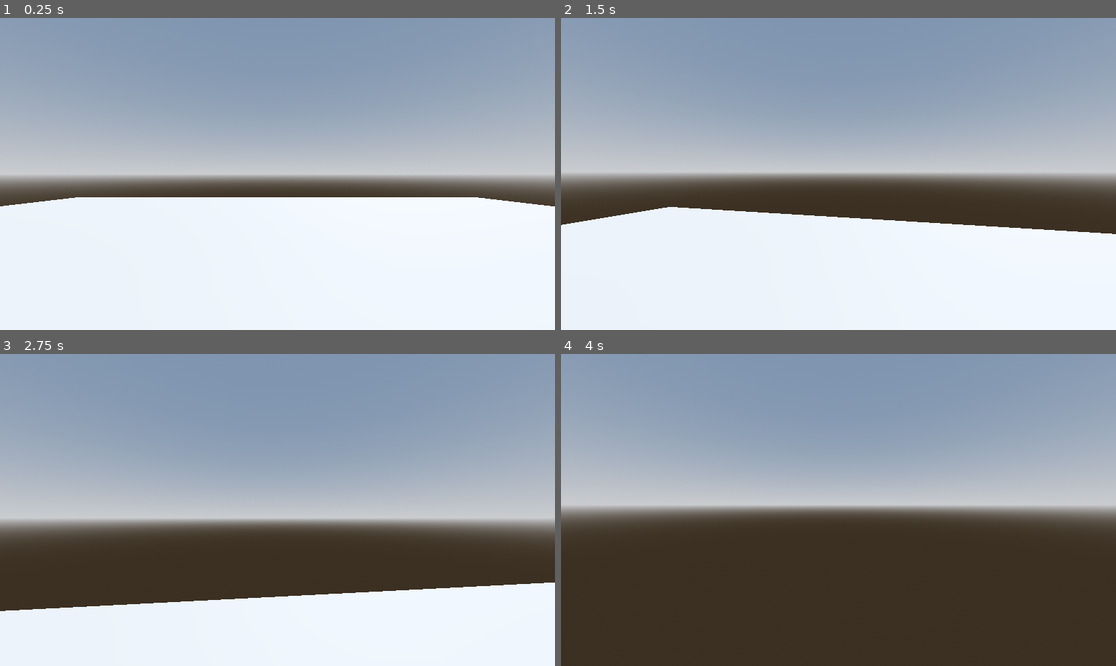
Above: before the commit, frames 1-4 (two rows, left to right).
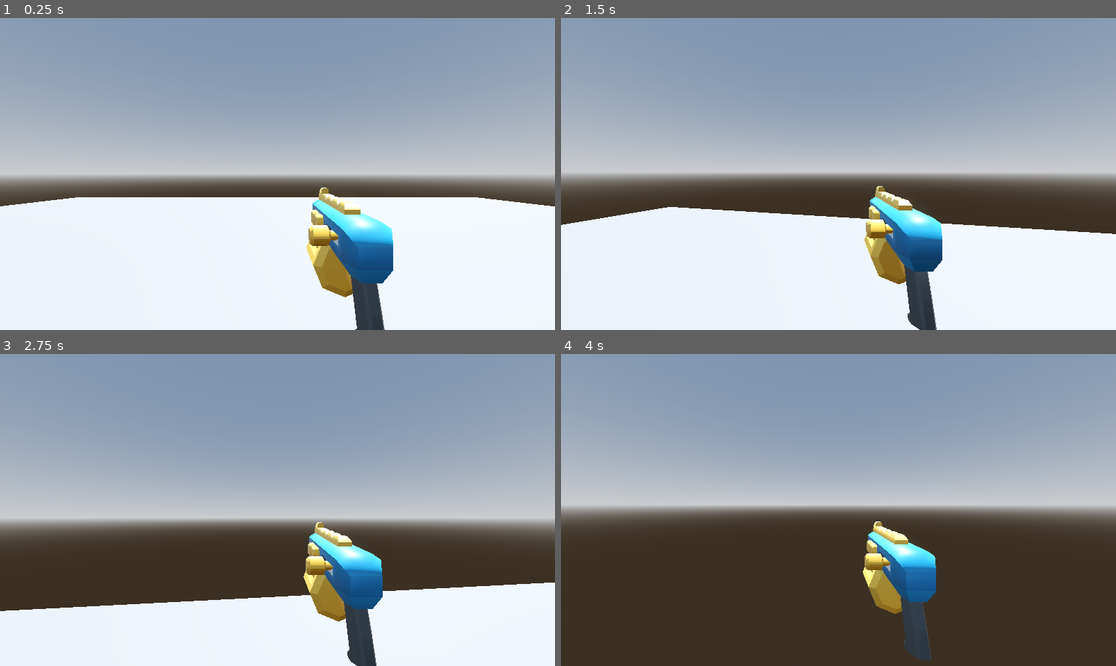
Above: after the commit, the same moments.

Repository: dalton-f/bloodsport
Game: Godot game, scene res://Entities/World/World.tscn
The game is run twice, just before and just after one commit, with the same random seed, the same clock (stepped at 60 frames per second) and the same inputs.
Inputs (mouse positions are in pixels of both pictures, inside the frame that each line leads up to):
- Up to frame 1 (0.25 s): no input
- Up to frame 2 (1.5 s): move the mouse to (866, 174) at 0.52 s; press the mouse at (866, 174) at 0.53 s; hold W (up) from 0.53 s (still down); tap Space (jump) at 0.77 s; move the mouse to (810, 174) at 1.27 s; release the mouse at (810, 174) at 1.28 s; tap Shift (sprint) at 1.35 s
- Up to frame 3 (2.75 s): keep holding W (up); tap Space (jump) at 1.52 s; click (249, 510) at 1.55 s; move the mouse to (288, 503) at 2.02 s; press the mouse at (288, 503) at 2.03 s
- Up to frame 4 (4 s): keep holding W (up); move the mouse to (832, 516) at 2.77 s; release the mouse at (832, 516) at 2.78 s; click (832, 516) at 2.85 s; tap Space (jump) at 3.02, 3.77 s; move the mouse to (877, 513) at 3.52 s; hold Shift (sprint) from 3.53 s (still down); click (877, 513) at 3.8 s

The runs differ from the first frame. In frame 1, 4.3% of the frame differs, in the area x 55-71%, y 54-100%; in frame 2, 3.8%; in frame 3, 3.9%; in frame 4, 3.4%.

Commit message:
Set up bare bones weapon system

Diff:
--- a/Entities/Components/HealthComponent/HealthComponent.gd
+++ b/Entities/Components/HealthComponent/HealthComponent.gd
@@ -45,6 +45,8 @@
 	current_health = current_health - amount
 	emit_signal("health_changed", current_health)
 
+	print("Took damage:", amount, "Current health:", current_health)
+
 	if current_health <= 0:
 		emit_signal("died")
 
--- a/Entities/Player/Player.gd
+++ b/Entities/Player/Player.gd
@@ -17,15 +17,12 @@
 # Get the gravity from the project settings to be synced with RigidBody nodes.
 var gravity = ProjectSettings.get_setting("physics/3d/default_gravity")
 
-@onready
-var head = $Head
-
-@onready
-var camera = $Head/Camera3D
+@onready var head = $Head
+@onready var camera = $Head/Camera3D
+@onready var weapon_manager = $Head/Camera3D/WeaponsManager
 
 func _ready():
 	Input.set_mouse_mode(Input.MOUSE_MODE_CAPTURED)
-
 
 func _unhandled_input(event):
 	if event is InputEventMouseMotion:
@@ -73,6 +70,10 @@
 	var target_fov = BASE_FOV + FOV_CHANGE * velocity_clamped
 	camera.fov = lerp(camera.fov, target_fov, delta * 8.0)
 
+	# Shooting
+	if Input.is_action_pressed("shoot"):
+		weapon_manager.shoot()
+
 	move_and_slide()
 
 func _headbob(time) -> Vector3:
--- a/Entities/Player/Player.tscn
+++ b/Entities/Player/Player.tscn
@@ -1,7 +1,9 @@
-[gd_scene load_steps=5 format=3 uid="uid://cyfhijj5hleol"]
+[gd_scene load_steps=7 format=3 uid="uid://cyfhijj5hleol"]
 
 [ext_resource type="Script" uid="uid://cbreicnryvtal" path="res://Entities/Player/Player.gd" id="1_e5kic"]
 [ext_resource type="PackedScene" uid="uid://bqu265gwb7udo" path="res://Entities/Components/HealthComponent/HealthComponent.tscn" id="2_ww0jn"]
+[ext_resource type="Resource" uid="uid://ccvkywt6kioot" path="res://Entities/Weapons/WeaponTypes/Pistol/Pistol.tres" id="3_1des2"]
+[ext_resource type="PackedScene" uid="uid://4elhg0akudo3" path="res://Entities/Weapons/WeaponsManager/WeaponsManager.tscn" id="3_vweq0"]
 
 [sub_resource type="CapsuleMesh" id="CapsuleMesh_u36tg"]
 
@@ -22,4 +24,8 @@
 
 [node name="Camera3D" type="Camera3D" parent="Head"]
 
+[node name="WeaponsManager" parent="Head/Camera3D" instance=ExtResource("3_vweq0")]
+transform = Transform3D(1, 0, 0, 0, 1, 0, 0, 0, 1, 0.3452071, -0.40005463, -0.8196671)
+weapon_data = ExtResource("3_1des2")
+
 [node name="HealthComponent" parent="." instance=ExtResource("2_ww0jn")]
--- /dev/null
+++ b/Entities/Weapons/WeaponData.gd
@@ -0,0 +1,9 @@
+extends Resource
+class_name WeaponData
+
+@export var weapon_name: String = ""
+@export var weapon_scene: PackedScene
+@export var damage: int = 10;
+@export var fire_rate: int = 3
+@export var pellets: int = 1
+@export var bullet_spread: int = 0
--- /dev/null
+++ b/Entities/Weapons/WeaponTypes/Pistol/Pistol.tres
@@ -0,0 +1,10 @@
+[gd_resource type="Resource" script_class="WeaponData" load_steps=3 format=3 uid="uid://ccvkywt6kioot"]
+
+[ext_resource type="Script" uid="uid://chwcpm42hh1ca" path="res://Entities/Weapons/WeaponData.gd" id="1_dap2u"]
+[ext_resource type="PackedScene" uid="uid://wsevk4hddh2a" path="res://Entities/Weapons/WeaponTypes/Pistol/Pistol.tscn" id="2_rboun"]
+
+[resource]
+script = ExtResource("1_dap2u")
+weapon_name = "Pistol"
+weapon_scene = ExtResource("2_rboun")
+metadata/_custom_type_script = "uid://chwcpm42hh1ca"
--- /dev/null
+++ b/Entities/Weapons/WeaponTypes/Pistol/Pistol.tscn
@@ -0,0 +1,6 @@
+[gd_scene load_steps=2 format=3 uid="uid://wsevk4hddh2a"]
+
+[ext_resource type="PackedScene" uid="uid://covvcvwrrscns" path="res://Entities/Weapons/WeaponTypes/Pistol/Pistol.gltf" id="1_y36us"]
+
+[node name="Pistol" instance=ExtResource("1_y36us")]
+transform = Transform3D(-1, 0, -8.742278e-08, 0, 1, 0, 8.742278e-08, 0, -1, 0, 0, 0)
--- /dev/null
+++ b/Entities/Weapons/WeaponsManager/WeaponsManager.gd
@@ -0,0 +1,46 @@
+extends Node3D
+
+@export var weapon_data: WeaponData
+
+var camera
+
+var current_weapon: Node3D
+var can_shoot: bool = true
+
+func _ready():
+	current_weapon = weapon_data.weapon_scene.instantiate()
+	add_child(current_weapon)
+
+	camera = get_parent()
+
+func shoot():
+	if not can_shoot or current_weapon == null or camera == null:
+		return
+
+	can_shoot = false
+
+	for i in range(weapon_data.pellets):
+		var space_state = camera.get_world_3d().direct_space_state
+		var screen_center = get_viewport().size / 2
+		var origin = camera.project_ray_origin(screen_center)
+
+		var direction = camera.project_ray_normal(screen_center)
+
+		direction.x += randf_range(-weapon_data.bullet_spread, weapon_data.bullet_spread)
+		direction.y += randf_range(-weapon_data.bullet_spread, weapon_data.bullet_spread)
+		direction = direction.normalized()
+
+		# Project a ray normal from the center of the screen up to a distance of 100
+		var end = origin + direction * 100.0
+
+		var query = PhysicsRayQueryParameters3D.create(origin, end)
+		query.collide_with_bodies = true
+
+		var result = space_state.intersect_ray(query)
+
+		if result and result.collider.has_node("HealthComponent"):
+			result.collider.get_node("HealthComponent").damage(weapon_data.damage)
+
+		var cooldown = 1.0 / float(weapon_data.fire_rate)
+		await get_tree().create_timer(cooldown).timeout
+		can_shoot = true
--- /dev/null
+++ b/Entities/Weapons/WeaponsManager/WeaponsManager.tscn
@@ -0,0 +1,6 @@
+[gd_scene load_steps=2 format=3 uid="uid://4elhg0akudo3"]
+
+[ext_resource type="Script" uid="uid://ddprkebjg1yq7" path="res://Entities/Weapons/WeaponsManager/WeaponsManager.gd" id="1_yy2qy"]
+
+[node name="WeaponsManager" type="Node3D"]
+script = ExtResource("1_yy2qy")
--- a/Entities/World/World.tscn
+++ b/Entities/World/World.tscn
@@ -1,5 +1,6 @@
-[gd_scene load_steps=7 format=3 uid="uid://jyw067d6b7a1"]
+[gd_scene load_steps=10 format=3 uid="uid://jyw067d6b7a1"]
 
+[ext_resource type="PackedScene" uid="uid://bqu265gwb7udo" path="res://Entities/Components/HealthComponent/HealthComponent.tscn" id="1_1j0jg"]
 [ext_resource type="PackedScene" uid="uid://cyfhijj5hleol" path="res://Entities/Player/Player.tscn" id="1_8rr0o"]
 
 [sub_resource type="ProceduralSkyMaterial" id="ProceduralSkyMaterial_5iorc"]
@@ -19,6 +20,11 @@
 
 [sub_resource type="ConcavePolygonShape3D" id="ConcavePolygonShape3D_1j0jg"]
 data = PackedVector3Array(1, 0, 1, -1, 0, 1, 1, 0, -1, -1, 0, 1, -1, 0, -1, 1, 0, -1)
+
+[sub_resource type="BoxMesh" id="BoxMesh_n0y24"]
+
+[sub_resource type="ConcavePolygonShape3D" id="ConcavePolygonShape3D_n7sqv"]
+data = PackedVector3Array(-0.5, 0.5, 0.5, 0.5, 0.5, 0.5, -0.5, -0.5, 0.5, 0.5, 0.5, 0.5, 0.5, -0.5, 0.5, -0.5, -0.5, 0.5, 0.5, 0.5, -0.5, -0.5, 0.5, -0.5, 0.5, -0.5, -0.5, -0.5, 0.5, -0.5, -0.5, -0.5, -0.5, 0.5, -0.5, -0.5, 0.5, 0.5, 0.5, 0.5, 0.5, -0.5, 0.5, -0.5, 0.5, 0.5, 0.5, -0.5, 0.5, -0.5, -0.5, 0.5, -0.5, 0.5, -0.5, 0.5, -0.5, -0.5, 0.5, 0.5, -0.5, -0.5, -0.5, -0.5, 0.5, 0.5, -0.5, -0.5, 0.5, -0.5, -0.5, -0.5, 0.5, 0.5, 0.5, -0.5, 0.5, 0.5, 0.5, 0.5, -0.5, -0.5, 0.5, 0.5, -0.5, 0.5, -0.5, 0.5, 0.5, -0.5, -0.5, -0.5, 0.5, 0.5, -0.5, 0.5, -0.5, -0.5, -0.5, 0.5, -0.5, 0.5, 0.5, -0.5, -0.5, -0.5, -0.5, -0.5)
 
 [node name="World" type="Node3D"]
 
@@ -42,4 +48,16 @@
 transform = Transform3D(15, 0, 0, 0, 15, 0, 0, 0, 15, 0, 0, 0)
 shape = SubResource("ConcavePolygonShape3D_1j0jg")
 
+[node name="StaticBody3D" type="StaticBody3D" parent="Environment"]
+
+[node name="MeshInstance3D" type="MeshInstance3D" parent="Environment/StaticBody3D"]
+transform = Transform3D(4, 0, 0, 0, 4, 0, 0, 0, 4, -7.1296883, 1.0965743, 2)
+mesh = SubResource("BoxMesh_n0y24")
+
+[node name="CollisionShape3D" type="CollisionShape3D" parent="Environment/StaticBody3D"]
+transform = Transform3D(4, 0, 0, 0, 4, 0, 0, 0, 4, -7.1296883, 1.0965743, 2)
+shape = SubResource("ConcavePolygonShape3D_n7sqv")
+
+[node name="HealthComponent" parent="Environment/StaticBody3D" instance=ExtResource("1_1j0jg")]
+
 [node name="Player" parent="." instance=ExtResource("1_8rr0o")]
--- a/project.godot
+++ b/project.godot
@@ -47,3 +47,8 @@
 "events": [Object(InputEventKey,"resource_local_to_scene":false,"resource_name":"","device":-1,"window_id":0,"alt_press …(195 unchanged characters)…
 ]
 }
+shoot={
+"deadzone": 0.2,
+"events": [Object(InputEventMouseButton,"resource_local_to_scene":false,"resource_name":"","device":-1,"window_id":0,"alt_pressed":false,"shift_pressed":false,"ctrl_pressed":false,"meta_pressed":false,"button_mask":0,"position":Vector2(0, 0),"global_position":Vector2(0, 0),"factor":1.0,"button_index":1,"canceled":false,"pressed":false,"double_click":false,"script":null)
+]
+}
Not shown, added: Entities/Weapons/WeaponData.gd.uid
Binary file added: Entities/Weapons/WeaponTypes/Pistol/Gun_Pistol.bin
Not shown, added: Entities/Weapons/WeaponTypes/Pistol/Pistol.gltf
Not shown, added: Entities/Weapons/WeaponTypes/Pistol/Pistol.gltf.import
Binary file added: Entities/Weapons/WeaponTypes/Pistol/prototypebits_texture.png
Not shown, added: Entities/Weapons/WeaponTypes/Pistol/prototypebits_texture.png.import
Not shown, added: Entities/Weapons/WeaponsManager/WeaponsManager.gd.uid
